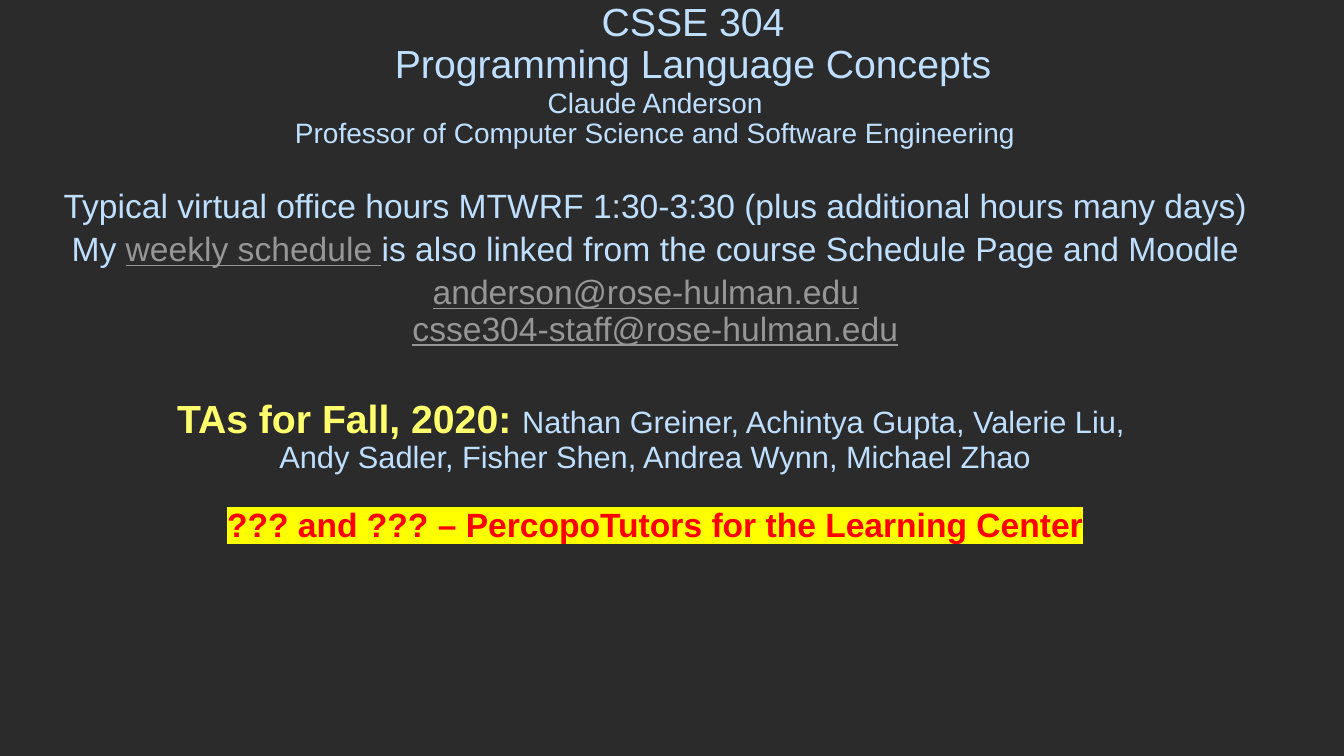
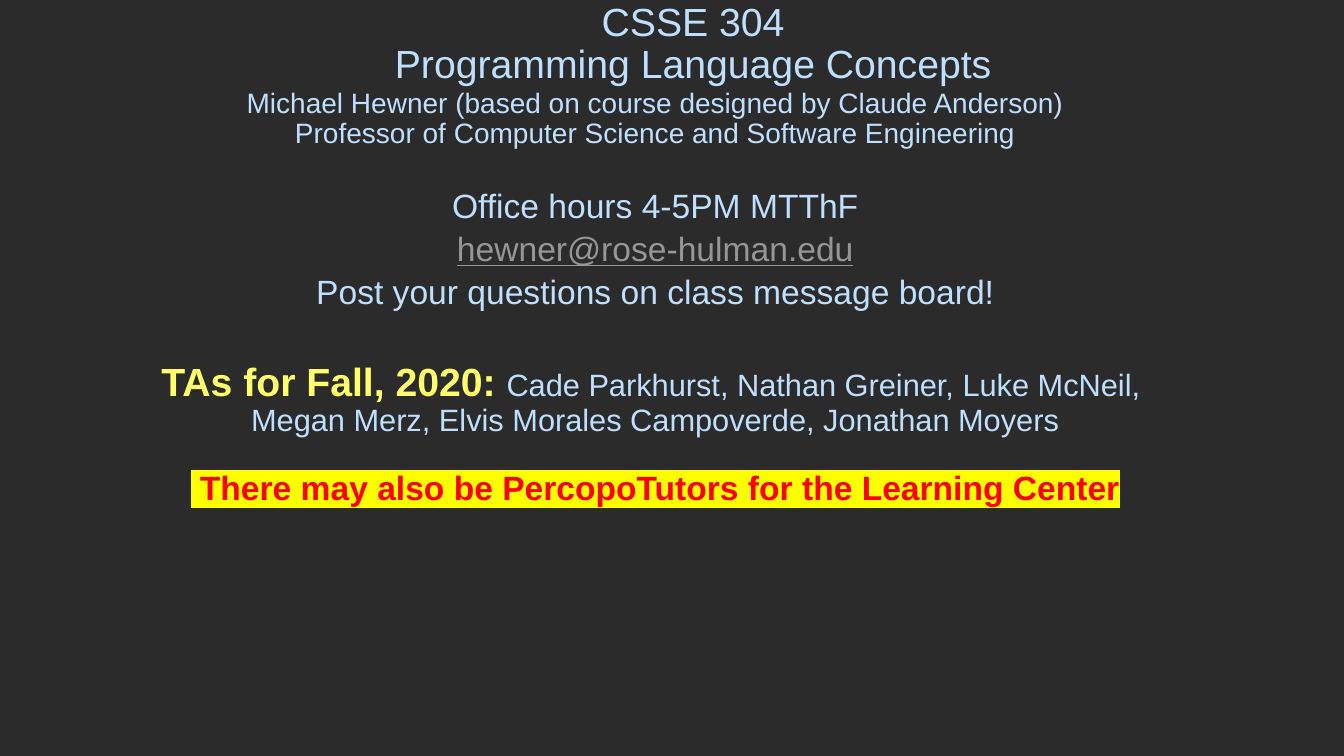
Before and after one commit to RHIT-CSSE/csse304, a slide deck: slide 2 of ClassMaterials/SchemeIntro/SchemeIntro.pptx (slide 1 before the commit). Drawn at 1344x756 pixels with LibreOffice and Linux fonts; fonts in the diff are those of the drawing; background and template pictures are left out; a plain dark background stands for a picture behind light text. Boxes give left, top, right and bottom in pixels: in the first picture for what was removed or moved away, otherwise in the second. Text is boxed around its words. In the diff, an @@ line names an element or a change of style, - is before the commit and + after.

```diff
--- a/ClassMaterials/SchemeIntro/SchemeIntro.pptx
+++ b/ClassMaterials/SchemeIntro/SchemeIntro.pptx
@@ subtitle at <box>161,92,1140,507</box>: text changed @@
-Claude Anderson
-Professor of Computer Science and Software Engineering
-Typical virtual office hours MTWRF 1:30-3:30 (plus additional hours many days)
-My weekly schedule is also linked from the course Schedule Page and Moodle
-anderson@rose-hulman.edu
-csse304-staff@rose-hulman.edu
-TAs for Fall, 2020: Nathan Greiner, Achintya Gupta, Valerie Liu,
-Andy Sadler, Fisher Shen, Andrea Wynn, Michael Zhao
-??? and ??? – PercopoTutors for the Learning Center
+Michael Hewner (based on course designed by Claude Anderson)
+Professor of Computer Science and Software Engineering
+Office hours 4-5PM MTThF
+hewner@rose-hulman.edu
+Post your questions on class message board!
+TAs for Fall, 2020: Cade Parkhurst, Nathan Greiner, Luke McNeil,
+Megan Merz, Elvis Morales Campoverde, Jonathan Moyers
+There may also be PercopoTutors for the Learning Center
```
Also in this commit, not shown: 5 other slides changed, 1 slide added, 3 other files.
